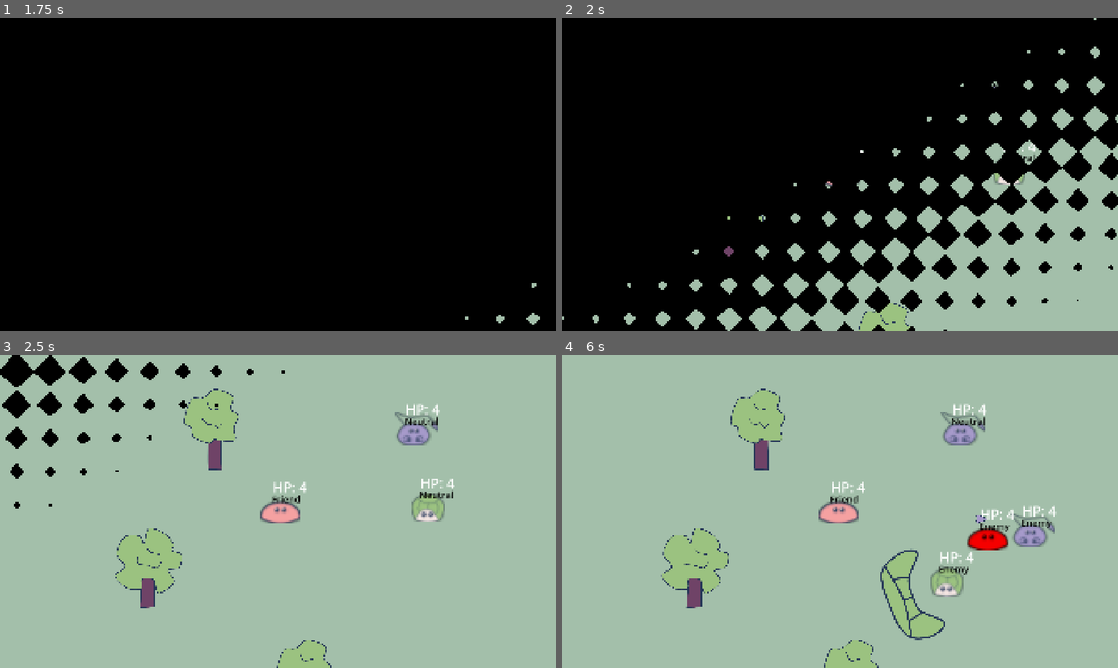
Above: before the commit, frames 1-4 (two rows, left to right).
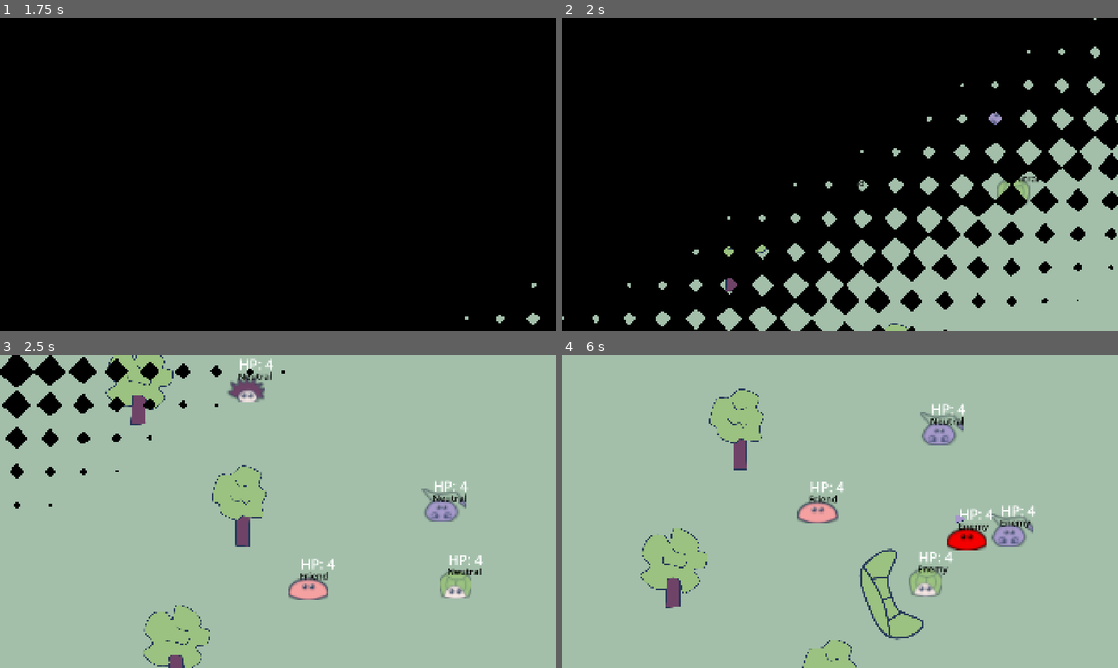
Above: after the commit, the same moments.

Repository: rinevard/SwarmSurge
Game: Godot game, scene res://scenes/main.tscn
Same seed, same stepped clock (60 frames per second), same inputs: the game is played once before the commit and once after it. Sound files missing from this copy of the repository are replaced by a short silence.
Inputs:
- Up to frame 1 (1.75 s): click "Start" at 0.5 s; click "Start" at 1.25 s
- Up to frame 2 (2 s): no input
- Up to frame 3 (2.5 s): hold D (right) from 2.03 s (still down)
- Up to frame 4 (6 s): release D (right) at 2.78 s; hold S (down) 2.78-3.53 s; hold D (right) 3.53-4.28 s; hold W (up) 4.28-5.03 s; hold A (left) from 5.03 s (still down)

Frame 1 is identical in both runs. In frame 2, 1.1% of the frame differs, in the area x 29-86%, y 20-100%; in frame 3, 13%, in the area x 18-87%, y 0-100%; in frame 4, 12%.

Commit message:
相机平滑

Diff:
--- a/scripts/camera_2d.gd
+++ b/scripts/camera_2d.gd
@@ -1,7 +1,8 @@
 extends Camera2D
 
 @export var follow_target: Node2D
+@export var smoothing_speed: float = 5.0
 
 func _physics_process(delta: float) -> void:
 	if follow_target:
-		global_position = follow_target.global_position
+		global_position = global_position.lerp(follow_target.global_position, smoothing_speed * delta)
